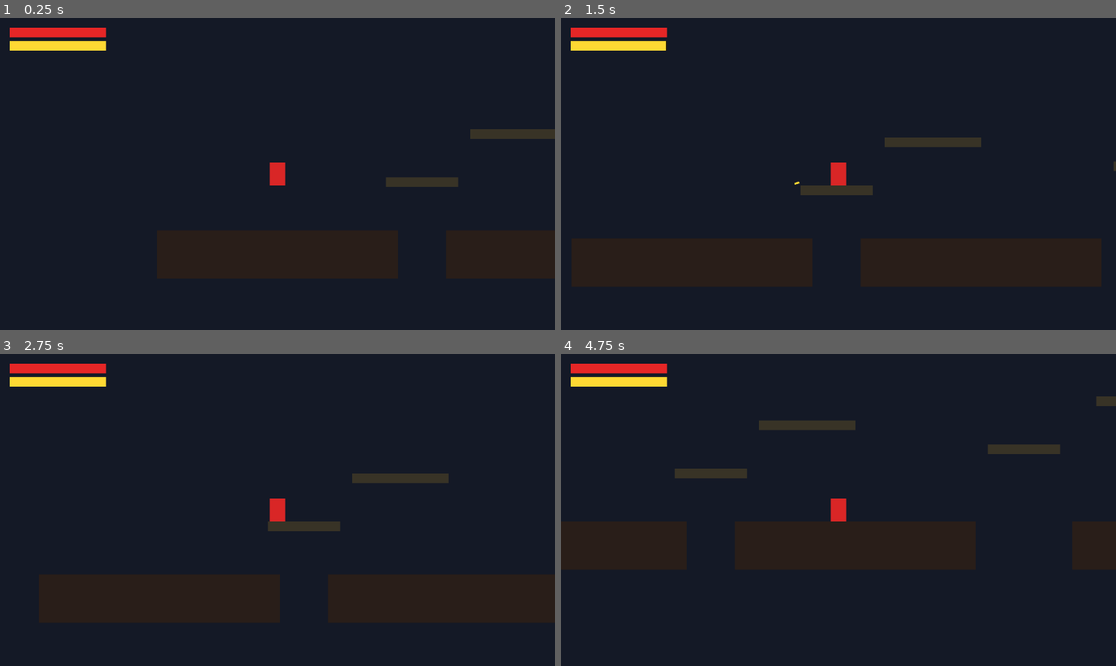
Above: before the commit, frames 1-4 (two rows, left to right).
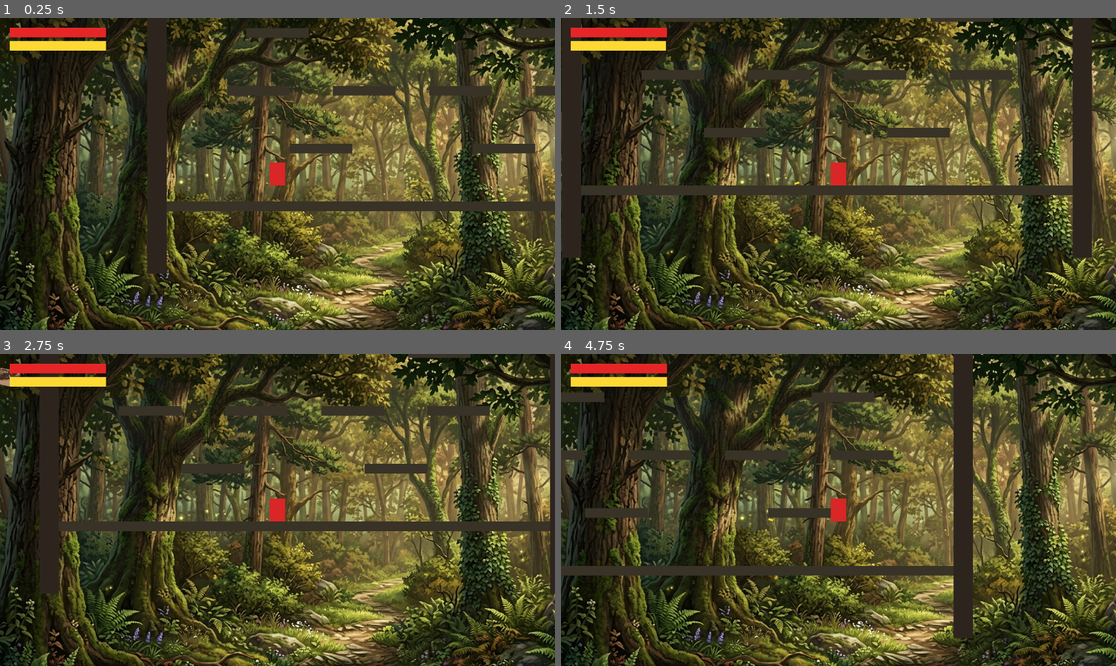
Above: after the commit, the same moments.

Repository: GuilhermeGehring/godot-project
Game: Godot game, scene res://main.tscn
The game is run twice, just before and just after one commit, with the same random seed, the same clock (stepped at 60 frames per second) and the same inputs.
Inputs (mouse positions are in pixels of both pictures, inside the frame that each line leads up to):
- Up to frame 1 (0.25 s): no input
- Up to frame 2 (1.5 s): move the mouse to (960, 158) at 0.52 s; hold Space (jump) 0.53-1.28 s; hold D (move_right) from 0.53 s (still down); move the mouse to (727, 189) at 1.27 s; click (727, 189) at 1.35 s
- Up to frame 3 (2.75 s): tap Space (jump) at 1.52, 1.55, 1.82 s; move the mouse to (333, 441) at 2.02 s; release D (move_right) at 2.03 s; hold A (move_left) from 2.03 s (still down); hold Space (jump) from 2.03 s (still down)
- Up to frame 4 (4.75 s): move the mouse to (810, 572) at 2.77 s; release A (move_left) at 2.78 s; release Space (jump) at 2.78 s; hold D (move_right) 2.78-4.28 s; click (810, 572) at 2.85 s; tap Space (jump) at 3.02, 3.05, 3.32, 4.52, 4.55 s; move the mouse to (1005, 556) at 3.52 s; hold Space (jump) 3.53-4.28 s; move the mouse to (672, 463) at 4.27 s; hold A (move_left) from 4.28 s (still down); click (672, 463) at 4.35 s

The runs differ from the first frame. In frame 1, 85% of the frame differs, in the area x 0-100%, y 0-100%; in frame 2, 84%; in frame 3, 83%; in frame 4, 84%.

Commit message:
imagem mosca e level redesign

Diff:
--- a/entities/enemy/flying_enemy.gd
+++ b/entities/enemy/flying_enemy.gd
@@ -2,6 +2,8 @@
 extends Enemy
 
 @export var speed: float = 140.0
+
+@onready var _sprite: AnimatedSprite2D = $AnimatedSprite2D
 
 func _update_velocity(_delta: float) -> void:
 	if target == null:
@@ -9,3 +11,4 @@
 		return
 	var direction := (target.global_position - global_position).normalized()
 	velocity = direction * speed
+	_sprite.flip_h = direction.x < 0.0
--- a/entities/enemy/flying_enemy.tscn
+++ b/entities/enemy/flying_enemy.tscn
@@ -1,6 +1,22 @@
-[gd_scene load_steps=4 format=3]
+[gd_scene load_steps=7 format=3]
 
 [ext_resource type="Script" path="res://entities/enemy/flying_enemy.gd" id="1_flying"]
+[ext_resource type="Texture2D" path="res://assets/mosca_01.png" id="2_mosca1"]
+[ext_resource type="Texture2D" path="res://assets/mosca_02.png" id="3_mosca2"]
+
+[sub_resource type="SpriteFrames" id="SpriteFrames_mosca"]
+animations = [{
+"frames": [{
+"duration": 1.0,
+"texture": ExtResource("2_mosca1")
+}, {
+"duration": 1.0,
+"texture": ExtResource("3_mosca2")
+}],
+"loop": true,
+"name": &"fly",
+"speed": 8.0
+}]
 
 [sub_resource type="RectangleShape2D" id="RectangleShape2D_flying_body"]
 size = Vector2(24, 24)
@@ -13,12 +29,11 @@
 collision_mask = 0
 script = ExtResource("1_flying")
 
-[node name="ColorRect" type="ColorRect" parent="."]
-offset_left = -12.0
-offset_top = -12.0
-offset_right = 12.0
-offset_bottom = 12.0
-color = Color(0.2, 0.75, 0.9, 1)
+[node name="AnimatedSprite2D" type="AnimatedSprite2D" parent="."]
+scale = Vector2(0.5333, 0.2727)
+sprite_frames = SubResource("SpriteFrames_mosca")
+animation = &"fly"
+autoplay = "fly"
 
 [node name="CollisionShape2D" type="CollisionShape2D" parent="."]
 shape = SubResource("RectangleShape2D_flying_body")
--- a/main.gd
+++ b/main.gd
@@ -18,8 +18,11 @@
 @onready var health_fill: ColorRect = $UI/HealthBarFill
 @onready var spray_fill: ColorRect = $UI/SprayBarFill
 @onready var game_over_panel: Control = $UI/GameOver
+@onready var level_complete_panel: Control = $UI/LevelComplete
+@onready var fade_overlay: ColorRect = $UI/FadeOverlay
 
 var _game_over: bool = false
+var _level_complete: bool = false
 
 func _ready() -> void:
 	spawn_timer.timeout.connect(_on_spawn_timer_timeout)
@@ -28,14 +31,24 @@
 	player.died.connect(_on_player_died)
 	player.fired.connect(_on_player_fired)
 	game_over_panel.hide()
+	level_complete_panel.hide()
 
 func _process(_delta: float) -> void:
-	if not _game_over and player.global_position.y > FALL_DEATH_Y:
+	if not _game_over and not _level_complete and player.global_position.y > FALL_DEATH_Y:
 		player.kill()
 
 func _unhandled_input(event: InputEvent) -> void:
-	if _game_over and event.is_action_pressed("jump"):
+	if (_game_over or _level_complete) and event.is_action_pressed("jump"):
 		get_tree().reload_current_scene()
+
+func _on_finish_zone_body_entered(body: Node2D) -> void:
+	if _level_complete or not (body is Player):
+		return
+	_level_complete = true
+	spawn_timer.stop()
+	var tween := create_tween()
+	tween.tween_property(fade_overlay, "color:a", 1.0, 1.2)
+	tween.tween_callback(level_complete_panel.show)
 
 func _on_spawn_timer_timeout() -> void:
 	var flying: bool = randf() < FLYING_CHANCE
--- a/main.tscn
+++ b/main.tscn
@@ -1,17 +1,21 @@
-[gd_scene load_steps=7 format=3]
+[gd_scene load_steps=9 format=3]
 
 [ext_resource type="Script" path="res://main.gd" id="1_main"]
 [ext_resource type="PackedScene" path="res://entities/player/player.tscn" id="2_player"]
 [ext_resource type="PackedScene" path="res://entities/enemy/enemy.tscn" id="3_enemy"]
-
-[sub_resource type="RectangleShape2D" id="RectangleShape2D_ground"]
-size = Vector2(500, 100)
-
-[sub_resource type="RectangleShape2D" id="RectangleShape2D_platform_small"]
-size = Vector2(150, 20)
-
-[sub_resource type="RectangleShape2D" id="RectangleShape2D_platform_medium"]
-size = Vector2(200, 20)
+[ext_resource type="Texture2D" path="res://assets/level_01_bg.png" id="4_bg"]
+
+[sub_resource type="RectangleShape2D" id="RectangleShape2D_platform"]
+size = Vector2(130, 20)
+
+[sub_resource type="RectangleShape2D" id="RectangleShape2D_floor"]
+size = Vector2(1020, 20)
+
+[sub_resource type="RectangleShape2D" id="RectangleShape2D_wall"]
+size = Vector2(40, 1200)
+
+[sub_resource type="RectangleShape2D" id="RectangleShape2D_finish"]
+size = Vector2(80, 100)
 
 [node name="Main" type="Node2D"]
 script = ExtResource("1_main")
@@ -19,120 +23,346 @@
 [node name="Background" type="CanvasLayer" parent="."]
 layer = -100
 
-[node name="ColorRect" type="ColorRect" parent="Background"]
-anchor_right = 1.0
-anchor_bottom = 1.0
-color = Color(0.08, 0.1, 0.15, 1)
+[node name="TextureRect" type="TextureRect" parent="Background"]
+anchor_right = 1.0
+anchor_bottom = 1.0
+texture = ExtResource("4_bg")
+stretch_mode = 1
 
 [node name="World" type="Node2D" parent="."]
 
-[node name="GroundLeft" type="StaticBody2D" parent="World"]
-position = Vector2(-600, 600)
-collision_layer = 4
-collision_mask = 0
-
-[node name="ColorRect" type="ColorRect" parent="World/GroundLeft"]
-offset_left = -250.0
+[node name="LeftWall" type="StaticBody2D" parent="World"]
+position = Vector2(-530, 100)
+collision_layer = 4
+collision_mask = 0
+
+[node name="ColorRect" type="ColorRect" parent="World/LeftWall"]
+offset_left = -20.0
+offset_top = -600.0
+offset_right = 20.0
+offset_bottom = 600.0
+color = Color(0.18, 0.14, 0.12, 1)
+
+[node name="CollisionShape2D" type="CollisionShape2D" parent="World/LeftWall"]
+shape = SubResource("RectangleShape2D_wall")
+
+[node name="RightWall" type="StaticBody2D" parent="World"]
+position = Vector2(530, 100)
+collision_layer = 4
+collision_mask = 0
+
+[node name="ColorRect" type="ColorRect" parent="World/RightWall"]
+offset_left = -20.0
+offset_top = -600.0
+offset_right = 20.0
+offset_bottom = 600.0
+color = Color(0.18, 0.14, 0.12, 1)
+
+[node name="CollisionShape2D" type="CollisionShape2D" parent="World/RightWall"]
+shape = SubResource("RectangleShape2D_wall")
+
+[node name="F1" type="StaticBody2D" parent="World"]
+position = Vector2(0, 560)
+collision_layer = 4
+collision_mask = 0
+
+[node name="ColorRect" type="ColorRect" parent="World/F1"]
+offset_left = -510.0
+offset_top = -10.0
+offset_right = 510.0
+offset_bottom = 10.0
+color = Color(0.22, 0.2, 0.15, 1)
+
+[node name="CollisionShape2D" type="CollisionShape2D" parent="World/F1"]
+shape = SubResource("RectangleShape2D_floor")
+
+[node name="F2Left" type="StaticBody2D" parent="World"]
+position = Vector2(-190, 440)
+collision_layer = 4
+collision_mask = 0
+
+[node name="ColorRect" type="ColorRect" parent="World/F2Left"]
+offset_left = -65.0
+offset_top = -10.0
+offset_right = 65.0
+offset_bottom = 10.0
+color = Color(0.22, 0.2, 0.15, 1)
+
+[node name="CollisionShape2D" type="CollisionShape2D" parent="World/F2Left"]
+shape = SubResource("RectangleShape2D_platform")
+
+[node name="F2Right" type="StaticBody2D" parent="World"]
+position = Vector2(190, 440)
+collision_layer = 4
+collision_mask = 0
+
+[node name="ColorRect" type="ColorRect" parent="World/F2Right"]
+offset_left = -65.0
+offset_top = -10.0
+offset_right = 65.0
+offset_bottom = 10.0
+color = Color(0.22, 0.2, 0.15, 1)
+
+[node name="CollisionShape2D" type="CollisionShape2D" parent="World/F2Right"]
+shape = SubResource("RectangleShape2D_platform")
+
+[node name="F3P1" type="StaticBody2D" parent="World"]
+position = Vector2(-320, 320)
+collision_layer = 4
+collision_mask = 0
+
+[node name="ColorRect" type="ColorRect" parent="World/F3P1"]
+offset_left = -65.0
+offset_top = -10.0
+offset_right = 65.0
+offset_bottom = 10.0
+color = Color(0.22, 0.2, 0.15, 1)
+
+[node name="CollisionShape2D" type="CollisionShape2D" parent="World/F3P1"]
+shape = SubResource("RectangleShape2D_platform")
+
+[node name="F3P2" type="StaticBody2D" parent="World"]
+position = Vector2(-100, 320)
+collision_layer = 4
+collision_mask = 0
+
+[node name="ColorRect" type="ColorRect" parent="World/F3P2"]
+offset_left = -65.0
+offset_top = -10.0
+offset_right = 65.0
+offset_bottom = 10.0
+color = Color(0.22, 0.2, 0.15, 1)
+
+[node name="CollisionShape2D" type="CollisionShape2D" parent="World/F3P2"]
+shape = SubResource("RectangleShape2D_platform")
+
+[node name="F3P3" type="StaticBody2D" parent="World"]
+position = Vector2(100, 320)
+collision_layer = 4
+collision_mask = 0
+
+[node name="ColorRect" type="ColorRect" parent="World/F3P3"]
+offset_left = -65.0
+offset_top = -10.0
+offset_right = 65.0
+offset_bottom = 10.0
+color = Color(0.22, 0.2, 0.15, 1)
+
+[node name="CollisionShape2D" type="CollisionShape2D" parent="World/F3P3"]
+shape = SubResource("RectangleShape2D_platform")
+
+[node name="F3P4" type="StaticBody2D" parent="World"]
+position = Vector2(320, 320)
+collision_layer = 4
+collision_mask = 0
+
+[node name="ColorRect" type="ColorRect" parent="World/F3P4"]
+offset_left = -65.0
+offset_top = -10.0
+offset_right = 65.0
+offset_bottom = 10.0
+color = Color(0.22, 0.2, 0.15, 1)
+
+[node name="CollisionShape2D" type="CollisionShape2D" parent="World/F3P4"]
+shape = SubResource("RectangleShape2D_platform")
+
+[node name="F4Left" type="StaticBody2D" parent="World"]
+position = Vector2(-280, 200)
+collision_layer = 4
+collision_mask = 0
+
+[node name="ColorRect" type="ColorRect" parent="World/F4Left"]
+offset_left = -65.0
+offset_top = -10.0
+offset_right = 65.0
+offset_bottom = 10.0
+color = Color(0.22, 0.2, 0.15, 1)
+
+[node name="CollisionShape2D" type="CollisionShape2D" parent="World/F4Left"]
+shape = SubResource("RectangleShape2D_platform")
+
+[node name="F4Right" type="StaticBody2D" parent="World"]
+position = Vector2(280, 200)
+collision_layer = 4
+collision_mask = 0
+
+[node name="ColorRect" type="ColorRect" parent="World/F4Right"]
+offset_left = -65.0
+offset_top = -10.0
+offset_right = 65.0
+offset_bottom = 10.0
+color = Color(0.22, 0.2, 0.15, 1)
+
+[node name="CollisionShape2D" type="CollisionShape2D" parent="World/F4Right"]
+shape = SubResource("RectangleShape2D_platform")
+
+[node name="F5Left" type="StaticBody2D" parent="World"]
+position = Vector2(-190, 80)
+collision_layer = 4
+collision_mask = 0
+
+[node name="ColorRect" type="ColorRect" parent="World/F5Left"]
+offset_left = -65.0
+offset_top = -10.0
+offset_right = 65.0
+offset_bottom = 10.0
+color = Color(0.22, 0.2, 0.15, 1)
+
+[node name="CollisionShape2D" type="CollisionShape2D" parent="World/F5Left"]
+shape = SubResource("RectangleShape2D_platform")
+
+[node name="F5Right" type="StaticBody2D" parent="World"]
+position = Vector2(190, 80)
+collision_layer = 4
+collision_mask = 0
+
+[node name="ColorRect" type="ColorRect" parent="World/F5Right"]
+offset_left = -65.0
+offset_top = -10.0
+offset_right = 65.0
+offset_bottom = 10.0
+color = Color(0.22, 0.2, 0.15, 1)
+
+[node name="CollisionShape2D" type="CollisionShape2D" parent="World/F5Right"]
+shape = SubResource("RectangleShape2D_platform")
+
+[node name="F6P1" type="StaticBody2D" parent="World"]
+position = Vector2(-320, -40)
+collision_layer = 4
+collision_mask = 0
+
+[node name="ColorRect" type="ColorRect" parent="World/F6P1"]
+offset_left = -65.0
+offset_top = -10.0
+offset_right = 65.0
+offset_bottom = 10.0
+color = Color(0.22, 0.2, 0.15, 1)
+
+[node name="CollisionShape2D" type="CollisionShape2D" parent="World/F6P1"]
+shape = SubResource("RectangleShape2D_platform")
+
+[node name="F6P2" type="StaticBody2D" parent="World"]
+position = Vector2(-100, -40)
+collision_layer = 4
+collision_mask = 0
+
+[node name="ColorRect" type="ColorRect" parent="World/F6P2"]
+offset_left = -65.0
+offset_top = -10.0
+offset_right = 65.0
+offset_bottom = 10.0
+color = Color(0.22, 0.2, 0.15, 1)
+
+[node name="CollisionShape2D" type="CollisionShape2D" parent="World/F6P2"]
+shape = SubResource("RectangleShape2D_platform")
+
+[node name="F6P3" type="StaticBody2D" parent="World"]
+position = Vector2(100, -40)
+collision_layer = 4
+collision_mask = 0
+
+[node name="ColorRect" type="ColorRect" parent="World/F6P3"]
+offset_left = -65.0
+offset_top = -10.0
+offset_right = 65.0
+offset_bottom = 10.0
+color = Color(0.22, 0.2, 0.15, 1)
+
+[node name="CollisionShape2D" type="CollisionShape2D" parent="World/F6P3"]
+shape = SubResource("RectangleShape2D_platform")
+
+[node name="F6P4" type="StaticBody2D" parent="World"]
+position = Vector2(320, -40)
+collision_layer = 4
+collision_mask = 0
+
+[node name="ColorRect" type="ColorRect" parent="World/F6P4"]
+offset_left = -65.0
+offset_top = -10.0
+offset_right = 65.0
+offset_bottom = 10.0
+color = Color(0.22, 0.2, 0.15, 1)
+
+[node name="CollisionShape2D" type="CollisionShape2D" parent="World/F6P4"]
+shape = SubResource("RectangleShape2D_platform")
+
+[node name="F7Left" type="StaticBody2D" parent="World"]
+position = Vector2(-280, -160)
+collision_layer = 4
+collision_mask = 0
+
+[node name="ColorRect" type="ColorRect" parent="World/F7Left"]
+offset_left = -65.0
+offset_top = -10.0
+offset_right = 65.0
+offset_bottom = 10.0
+color = Color(0.22, 0.2, 0.15, 1)
+
+[node name="CollisionShape2D" type="CollisionShape2D" parent="World/F7Left"]
+shape = SubResource("RectangleShape2D_platform")
+
+[node name="F7Right" type="StaticBody2D" parent="World"]
+position = Vector2(280, -160)
+collision_layer = 4
+collision_mask = 0
+
+[node name="ColorRect" type="ColorRect" parent="World/F7Right"]
+offset_left = -65.0
+offset_top = -10.0
+offset_right = 65.0
+offset_bottom = 10.0
+color = Color(0.22, 0.2, 0.15, 1)
+
+[node name="CollisionShape2D" type="CollisionShape2D" parent="World/F7Right"]
+shape = SubResource("RectangleShape2D_platform")
+
+[node name="F8Left" type="StaticBody2D" parent="World"]
+position = Vector2(-190, -280)
+collision_layer = 4
+collision_mask = 0
+
+[node name="ColorRect" type="ColorRect" parent="World/F8Left"]
+offset_left = -65.0
+offset_top = -10.0
+offset_right = 65.0
+offset_bottom = 10.0
+color = Color(0.22, 0.2, 0.15, 1)
+
+[node name="CollisionShape2D" type="CollisionShape2D" parent="World/F8Left"]
+shape = SubResource("RectangleShape2D_platform")
+
+[node name="F8Right" type="StaticBody2D" parent="World"]
+position = Vector2(190, -280)
+collision_layer = 4
+collision_mask = 0
+
+[node name="ColorRect" type="ColorRect" parent="World/F8Right"]
+offset_left = -65.0
+offset_top = -10.0
+offset_right = 65.0
+offset_bottom = 10.0
+color = Color(0.22, 0.2, 0.15, 1)
+
+[node name="CollisionShape2D" type="CollisionShape2D" parent="World/F8Right"]
+shape = SubResource("RectangleShape2D_platform")
+
+[node name="FinishZone" type="Area2D" parent="World"]
+position = Vector2(530, -300)
+collision_layer = 0
+collision_mask = 1
+
+[node name="CollisionShape2D" type="CollisionShape2D" parent="World/FinishZone"]
+shape = SubResource("RectangleShape2D_finish")
+
+[node name="GlowRect" type="ColorRect" parent="World/FinishZone"]
+offset_left = -20.0
 offset_top = -50.0
-offset_right = 250.0
+offset_right = 20.0
 offset_bottom = 50.0
-color = Color(0.16, 0.12, 0.1, 1)
-
-[node name="CollisionShape2D" type="CollisionShape2D" parent="World/GroundLeft"]
-shape = SubResource("RectangleShape2D_ground")
-
-[node name="GroundMid" type="StaticBody2D" parent="World"]
-position = Vector2(0, 600)
-collision_layer = 4
-collision_mask = 0
-
-[node name="ColorRect" type="ColorRect" parent="World/GroundMid"]
-offset_left = -250.0
-offset_top = -50.0
-offset_right = 250.0
-offset_bottom = 50.0
-color = Color(0.16, 0.12, 0.1, 1)
-
-[node name="CollisionShape2D" type="CollisionShape2D" parent="World/GroundMid"]
-shape = SubResource("RectangleShape2D_ground")
-
-[node name="GroundRight" type="StaticBody2D" parent="World"]
-position = Vector2(700, 600)
-collision_layer = 4
-collision_mask = 0
-
-[node name="ColorRect" type="ColorRect" parent="World/GroundRight"]
-offset_left = -250.0
-offset_top = -50.0
-offset_right = 250.0
-offset_bottom = 50.0
-color = Color(0.16, 0.12, 0.1, 1)
-
-[node name="CollisionShape2D" type="CollisionShape2D" parent="World/GroundRight"]
-shape = SubResource("RectangleShape2D_ground")
-
-[node name="Platform1" type="StaticBody2D" parent="World"]
-position = Vector2(-300, 450)
-collision_layer = 4
-collision_mask = 0
-
-[node name="ColorRect" type="ColorRect" parent="World/Platform1"]
-offset_left = -75.0
-offset_top = -10.0
-offset_right = 75.0
-offset_bottom = 10.0
-color = Color(0.22, 0.2, 0.15, 1)
-
-[node name="CollisionShape2D" type="CollisionShape2D" parent="World/Platform1"]
-shape = SubResource("RectangleShape2D_platform_small")
-
-[node name="Platform2" type="StaticBody2D" parent="World"]
-position = Vector2(350, 400)
-collision_layer = 4
-collision_mask = 0
-
-[node name="ColorRect" type="ColorRect" parent="World/Platform2"]
-offset_left = -75.0
-offset_top = -10.0
-offset_right = 75.0
-offset_bottom = 10.0
-color = Color(0.22, 0.2, 0.15, 1)
-
-[node name="CollisionShape2D" type="CollisionShape2D" parent="World/Platform2"]
-shape = SubResource("RectangleShape2D_platform_small")
-
-[node name="Platform3" type="StaticBody2D" parent="World"]
-position = Vector2(-100, 350)
-collision_layer = 4
-collision_mask = 0
-
-[node name="ColorRect" type="ColorRect" parent="World/Platform3"]
-offset_left = -100.0
-offset_top = -10.0
-offset_right = 100.0
-offset_bottom = 10.0
-color = Color(0.22, 0.2, 0.15, 1)
-
-[node name="CollisionShape2D" type="CollisionShape2D" parent="World/Platform3"]
-shape = SubResource("RectangleShape2D_platform_medium")
-
-[node name="Platform4" type="StaticBody2D" parent="World"]
-position = Vector2(600, 300)
-collision_layer = 4
-collision_mask = 0
-
-[node name="ColorRect" type="ColorRect" parent="World/Platform4"]
-offset_left = -100.0
-offset_top = -10.0
-offset_right = 100.0
-offset_bottom = 10.0
-color = Color(0.22, 0.2, 0.15, 1)
-
-[node name="CollisionShape2D" type="CollisionShape2D" parent="World/Platform4"]
-shape = SubResource("RectangleShape2D_platform_medium")
+color = Color(1.0, 0.85, 0.1, 0.6)
 
 [node name="Player" parent="." instance=ExtResource("2_player")]
-position = Vector2(-600, 400)
+position = Vector2(-280, 460)
 
 [node name="SpawnTimer" type="Timer" parent="."]
 wait_time = 2.5
@@ -169,6 +399,12 @@
 offset_bottom = 68.0
 color = Color(1, 0.85, 0.2, 1)
 
+[node name="FadeOverlay" type="ColorRect" parent="UI"]
+anchor_right = 1.0
+anchor_bottom = 1.0
+color = Color(0, 0, 0, 0)
+mouse_filter = 2
+
 [node name="GameOver" type="Control" parent="UI"]
 anchor_right = 1.0
 anchor_bottom = 1.0
@@ -191,3 +427,28 @@
 text = "GAME OVER
 Press SPACE to restart"
 horizontal_alignment = 1
+
+[node name="LevelComplete" type="Control" parent="UI"]
+anchor_right = 1.0
+anchor_bottom = 1.0
+mouse_filter = 2
+visible = false
+
+[node name="Overlay" type="ColorRect" parent="UI/LevelComplete"]
+anchor_right = 1.0
+anchor_bottom = 1.0
+color = Color(0, 0, 0, 0.65)
+mouse_filter = 2
+
+[node name="CenterContainer" type="CenterContainer" parent="UI/LevelComplete"]
+anchor_right = 1.0
+anchor_bottom = 1.0
+mouse_filter = 2
+
+[node name="Label" type="Label" parent="UI/LevelComplete/CenterContainer"]
+theme_override_font_sizes/font_size = 48
+text = "LEVEL COMPLETE!
+Press SPACE to restart"
+horizontal_alignment = 1
+
+[connection signal="body_entered" from="World/FinishZone" to="." method="_on_finish_zone_body_entered"]
Binary file added: assets/level_01_bg.png
Not shown, added: assets/level_01_bg.png.import
Binary file added: assets/mosca_01.png
Not shown, added: assets/mosca_01.png.import
Binary file added: assets/mosca_02.png
Not shown, added: assets/mosca_02.png.import
Not shown, changed: docs/GAME_RULES.md
Not shown, changed: docs/SESSION_LOG.md
